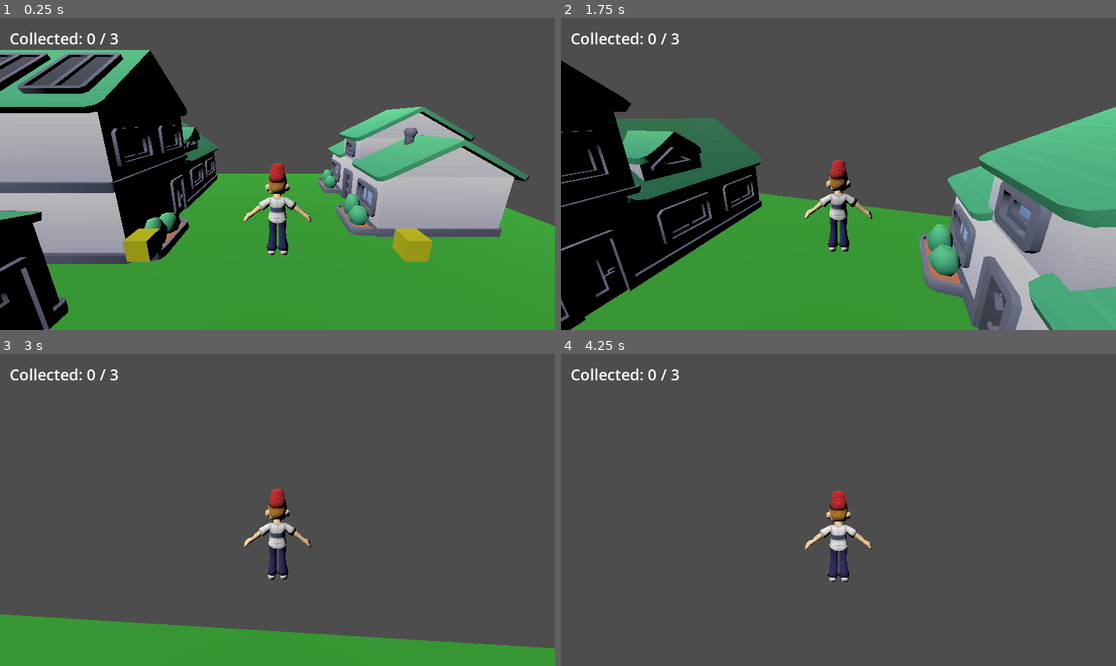
Above: before the commit, frames 1-4 (two rows, left to right).
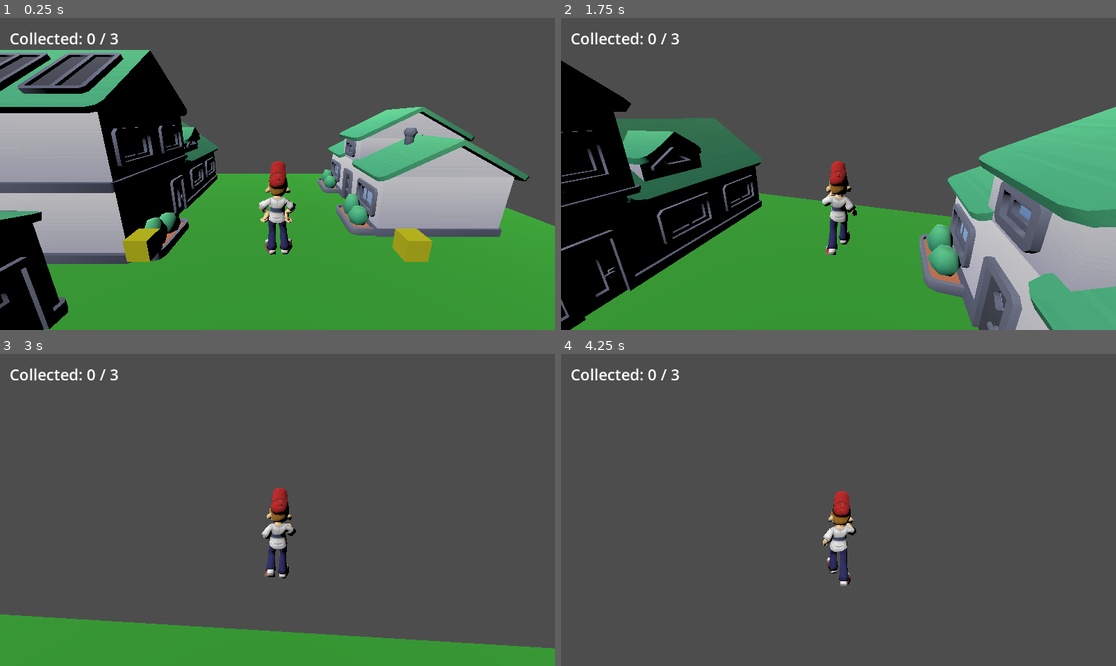
Above: after the commit, the same moments.

Repository: simSmulders/Hello-World-3D
Game: Godot game, scene res://scenes/node_3d.tscn
Two runs of this game, one before a commit and one after it. Both use one fixed random seed, a clock stepped at 60 frames per second and the inputs below.
Inputs (mouse positions are in pixels of both pictures, inside the frame that each line leads up to):
- Up to frame 1 (0.25 s): no input
- Up to frame 2 (1.75 s): tap Enter (ui_accept) at 0.5, 0.77, 1.52 s; move the mouse to (866, 174) at 0.52 s; hold Up (ui_up) from 0.53 s (still down); move the mouse to (810, 174) at 1.27 s
- Up to frame 3 (3 s): keep holding Up (ui_up); move the mouse to (288, 503) at 2.02 s; move the mouse to (271, 516) at 2.77 s
- Up to frame 4 (4.25 s): keep holding Up (ui_up); tap Enter (ui_accept) at 3.02, 3.77 s; move the mouse to (877, 513) at 3.52 s

The runs differ from the first frame. In frame 1, 0.7% of the frame differs, in the area x 43-57%, y 45-76%; in frame 2, 0.8%; in frame 3, 0.7%; in frame 4, 0.8%, in the area x 43-57%, y 43-75%.

Commit message:
main: add animations to Billy

Diff:
--- a/scenes/player.gd
+++ b/scenes/player.gd
@@ -3,6 +3,8 @@
 const SPEED = 5.0
 const JUMP_VELOCITY = 4.5
 @export var mouse_sensitivity := 0.005
+@onready var animation_player: AnimationPlayer = $Billy/AnimationPlayer
+var is_standing = false
 
 func _ready():
 	Input.mouse_mode = Input.MOUSE_MODE_CAPTURED
@@ -40,3 +42,17 @@
 		velocity.z = move_toward(velocity.z, 0, SPEED)
 
 	move_and_slide()
+	update_animation()
+
+func update_animation():
+	var horizontal_speed = Vector2(velocity.x, velocity.z).length()
+
+	if horizontal_speed > 0.1:
+		is_standing = false
+		if animation_player.current_animation != "walk":
+			animation_player.play("walk")
+	else:
+		if not is_standing:
+			is_standing = true
+			var stands = ["stand1", "stand2", "stand3"]
+			animation_player.play(stands.pick_random())
